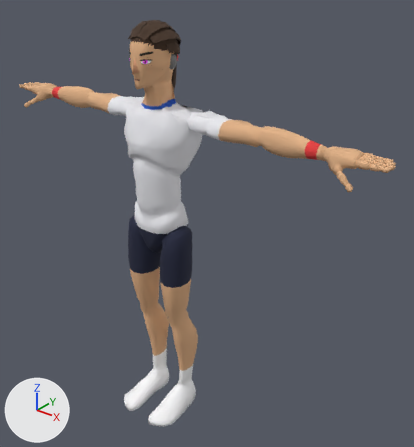
The glTF model sweetspot/models/players/p13.glb: old version first, new version second.
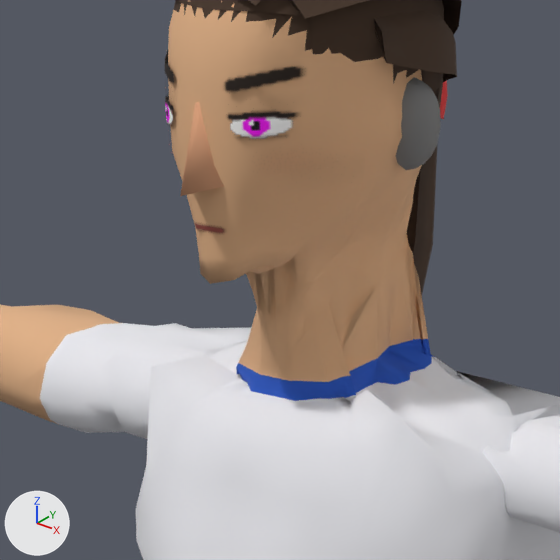
Old and new are each drawn whole from a camera (50 mm lens) standing at (1.571, -1.64, 2.068) and looking at (0.155, 0.129, 0.971) and again close up on the part from 24% to 48% of the width and 9% to 31% of the height. Arrows for +X, +Y and +Z are at lower left; the lights stay in place. The older version's two pictures come first. Vertices at exactly the same position are counted once.

Objects in the first close-up: 'Body', 'Ear', 'Face', 'Hair', 'Nose'.
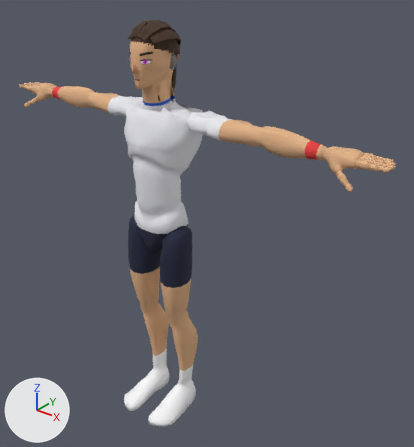
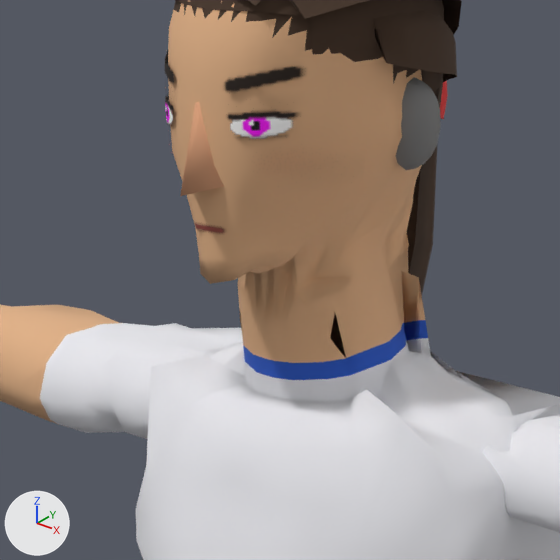
Diff of the bpy script that builds the scene:
```diff
--- a/sweetspot/models/players/p13.glb.py
+++ b/sweetspot/models/players/p13.glb.py
@@ me_mannequin @@
 # used by ob_body; location = (0.0, 0.0, 0.0)
-me_mannequin.from_pydata(...)  # 8050 vertices, 15854 faces; spans x -0.97..0.97, y -0.21..0.14, z 0.0..1.8
+me_mannequin.from_pydata(...)  # 8062 vertices, 15878 faces; spans x -0.97..0.97, y -0.21..0.14, z 0.0..1.8
+# me_mannequin part 1: 89 vertices moved from x -0.06..0.07, y -0.04..0.05, z 1.49..1.59 to x -0.05..0.06, y -0.05..0.06, z 1.49..1.59; 105 vertices removed from x -0.07..0.07, y -0.05..0.05, z 1.49..1.6; 117 vertices added at x -0.06..0.06, y -0.05..0.06, z 1.49..1.6
+# me_mannequin part 2: 11 kept faces spanning x -0.05..0.01, y -0.05..0.04, z 1.5..1.52 get new texture (UV) coordinates
 me_mannequin.materials.append(mat_palette)
```

Changed parts and their boxes [x1, y1, x2, y2] in the close-ups (560 x 560 px; the box of a moved part takes in the faces that stretch with it):
part 1 of me_mannequin, moved or reshaped
    before: [206, 213, 458, 424]
    after: [223, 198, 458, 421]
part 2 of me_mannequin, surface changed
    both: [260, 363, 288, 386]
